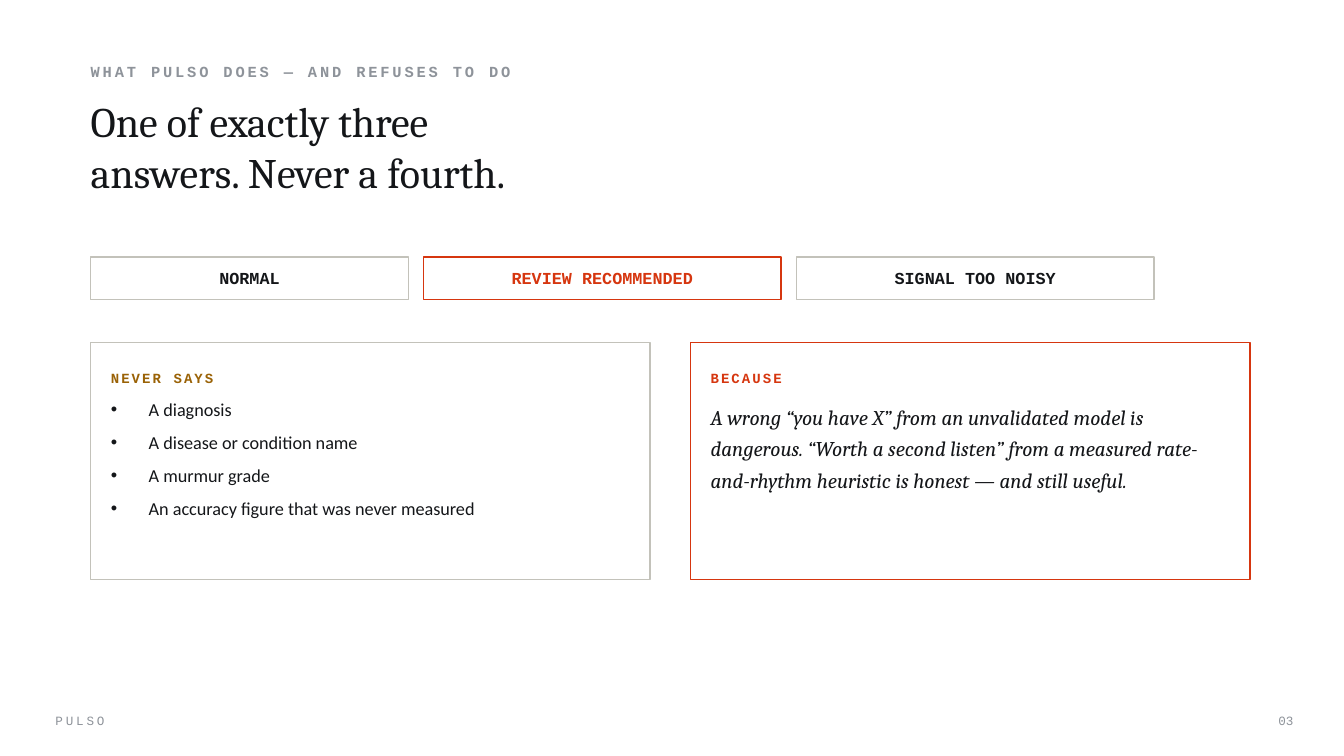
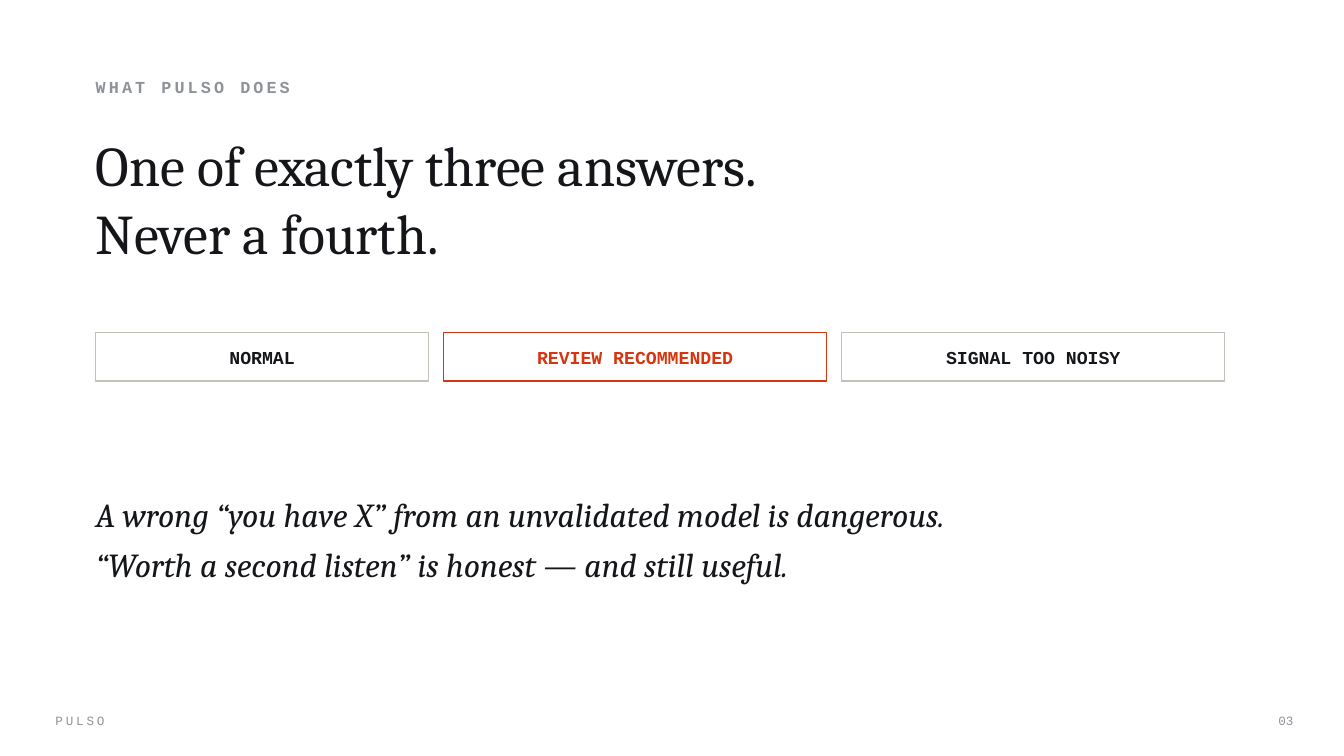
Before and after one commit to Davuddevelop/Pulso, a slide deck: slide 3 of presentation/Pulso_Pitch_Deck.pptx. Drawn at 1344x756 pixels with LibreOffice and Linux fonts; fonts in the diff are those of the drawing; background and template pictures are left out. Boxes give left, top, right and bottom in pixels: in the first picture for what was removed or moved away, otherwise in the second. Text is boxed around its words. In the diff, an @@ line names an element or a change of style, - is before the commit and + after.

```diff
--- a/presentation/Pulso_Pitch_Deck.pptx
+++ b/presentation/Pulso_Pitch_Deck.pptx
@@ text at [96, 82, 290, 93]: text changed; size 11 to 12 pt @@
-WHAT PULSO DOES — AND REFUSES TO DO
+WHAT PULSO DOES
@@ text at [96, 146, 757, 255]: text changed; size 30 to 40 pt @@
-One of exactly three
-answers. Never a fourth.
+One of exactly three answers.
+Never a fourth.
@@ rectangle removed at [91, 343, 650, 580] @@
@@ text "NORMAL": place and size @@
-text "NORMAL" at [219, 272, 279, 284]
+text "NORMAL" at [229, 352, 294, 364]
@@ rectangle: place and size @@
-rectangle at [91, 257, 408, 299]
+rectangle at [96, 333, 429, 381]
@@ text "REVIEW RECOMMENDED": place and size @@
-text "REVIEW RECOMMENDED" at [512, 272, 693, 284]
+text "REVIEW RECOMMENDED" at [537, 352, 733, 364]
@@ rectangle: place and size @@
-rectangle at [423, 257, 781, 299]
+rectangle at [444, 333, 827, 381]
@@ rectangle removed at [691, 343, 1250, 580] @@
@@ size 12 to 13 pt in 3 elements at [229, 352, 294, 364], [537, 352, 733, 364], [946, 352, 1120, 364] @@
@@ text "SIGNAL TOO NOISY": place and size @@
-text "SIGNAL TOO NOISY" at [895, 272, 1055, 284]
+text "SIGNAL TOO NOISY" at [946, 352, 1120, 364]
@@ rectangle: place and size @@
-rectangle at [797, 257, 1154, 299]
+rectangle at [842, 333, 1225, 381]
@@ text removed at [111, 373, 214, 383] @@
-NEVER SAYS
@@ text removed at [711, 373, 782, 383] @@
-BECAUSE
@@ text removed at [149, 403, 475, 518] @@
-• A diagnosis
-• A disease or condition name
-• A murmur grade
-• An accuracy figure that was never measured
@@ text "A wrong “you have X” ..." at [96, 503, 944, 585]: vertical alignment top to middle @@
@@ text at [96, 503, 944, 585]: text changed; size 15 to 24 pt @@
-A wrong “you have X” from an unvalidated model is dangerous. “Worth a second listen” from a measured rate-and-rhythm heuristic is honest — and still useful.
+A wrong “you have X” from an unvalidated model is dangerous.
+“Worth a second listen” is honest — and still useful.
```
Also in this commit, not shown: 7 other slides changed, 2 slides added, 3 slides removed.
